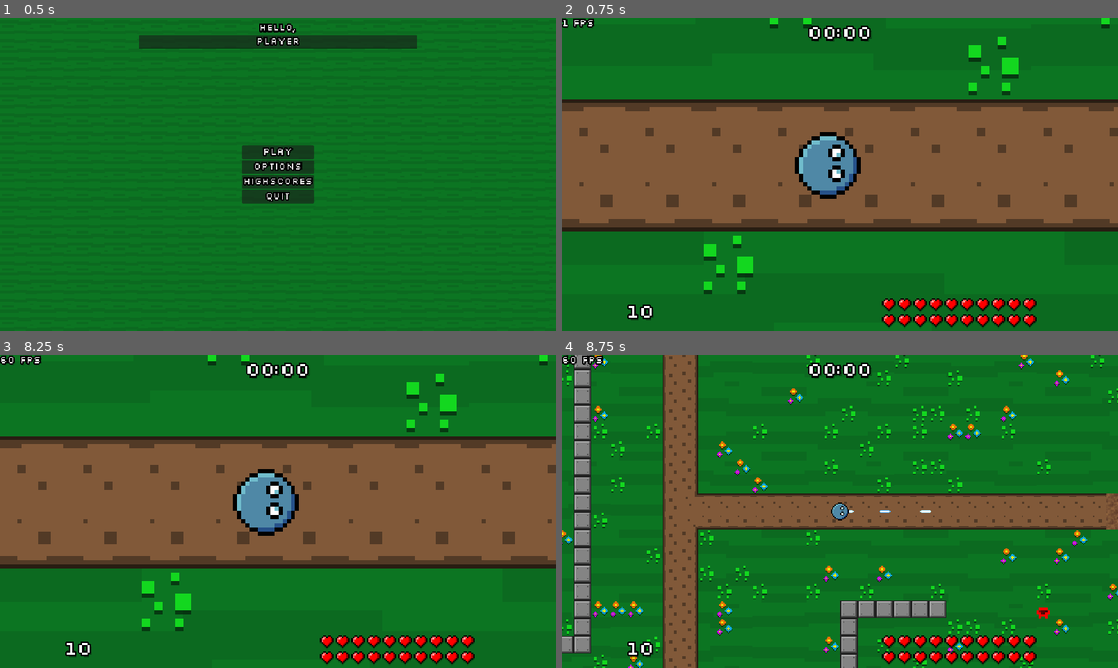
Above: before the commit, frames 1-4 (two rows, left to right).
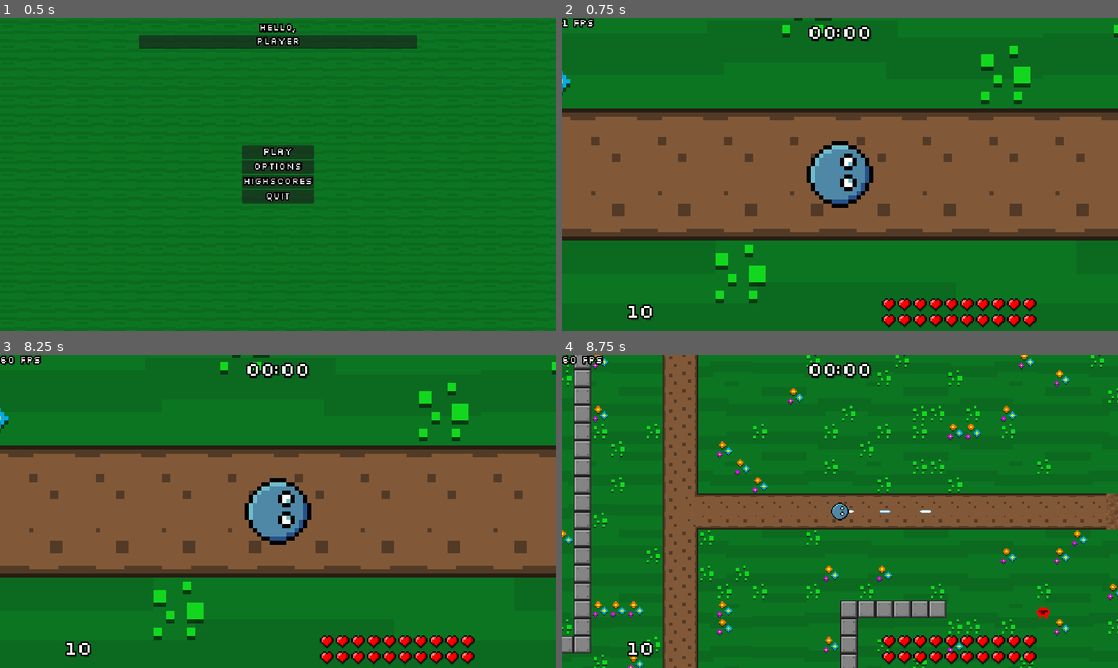
Above: after the commit, the same moments.

Repository: veprogames/top-down-incremental
Game: Godot game, scene res://main_menu/main_menu.tscn
Two runs of this game, one before a commit and one after it. Both use one fixed random seed, a clock stepped at 60 frames per second and the inputs below.
Inputs (mouse positions are in pixels of both pictures, inside the frame that each line leads up to):
- Up to frame 1 (0.5 s): no input
- Up to frame 2 (0.75 s): click "Play" at 0.5 s
- Up to frame 3 (8.25 s): move the mouse to (305, 511) at 1.27 s; move the mouse to (250, 511) at 2.02 s; hold Escape (game_back) 2.03-2.75 s; click "Continue" at 2.75 s; move the mouse to (289, 505) at 3.52 s; move the mouse to (272, 517) at 4.27 s; move the mouse to (316, 514) at 5.02 s; hold Escape (game_back) 5.03-5.75 s; click "Continue" at 5.75 s; move the mouse to (233, 508) at 6.52 s; hold Escape (game_back) 6.53-7.25 s; click "Main Menu" at 7.25 s; click "Play" at 8 s
- Up to frame 4 (8.75 s): no input

Frame 1 is identical in both runs. In frame 2, 19% of the frame differs, in the area x 0-100%, y 0-92%; in frame 3, 19%; in frame 4, nothing differs.

Commit message:
reduce player hitbox size, level tweaks

Diff:
--- a/level/level.gd
+++ b/level/level.gd
@@ -49,7 +49,7 @@
 	var gems_: int = gems.get_child_count()
 	if gems_ > 1024:
 		@warning_ignore("integer_division") # desired
-		for i: int in (gems_ - 1024) / 8:
+		for i: int in (gems_ - 1024) / 8 + 1:
 			gems.get_child(i).queue_free()
 
 
--- a/level/level.tscn
+++ b/level/level.tscn
@@ -52,7 +52,6 @@
 navigation_enabled = false
 
 [node name="PlayerCamera" parent="." instance=ExtResource("3_wppie")]
-position = Vector2(634, 481)
 
 [node name="PlayerDamage" parent="." instance=ExtResource("3_xo2ng")]
 
--- a/player/player.tscn
+++ b/player/player.tscn
@@ -6,7 +6,7 @@
 [ext_resource type="PackedScene" uid="uid://dnnhwber6xi1e" path="res://player/auto_aim_area.tscn" id="4_0ijiv"]
 
 [sub_resource type="CircleShape2D" id="CircleShape2D_qfxhs"]
-radius = 8.0
+radius = 7.0
 
 [sub_resource type="CircleShape2D" id="CircleShape2D_c7tk4"]
 radius = 160.0
